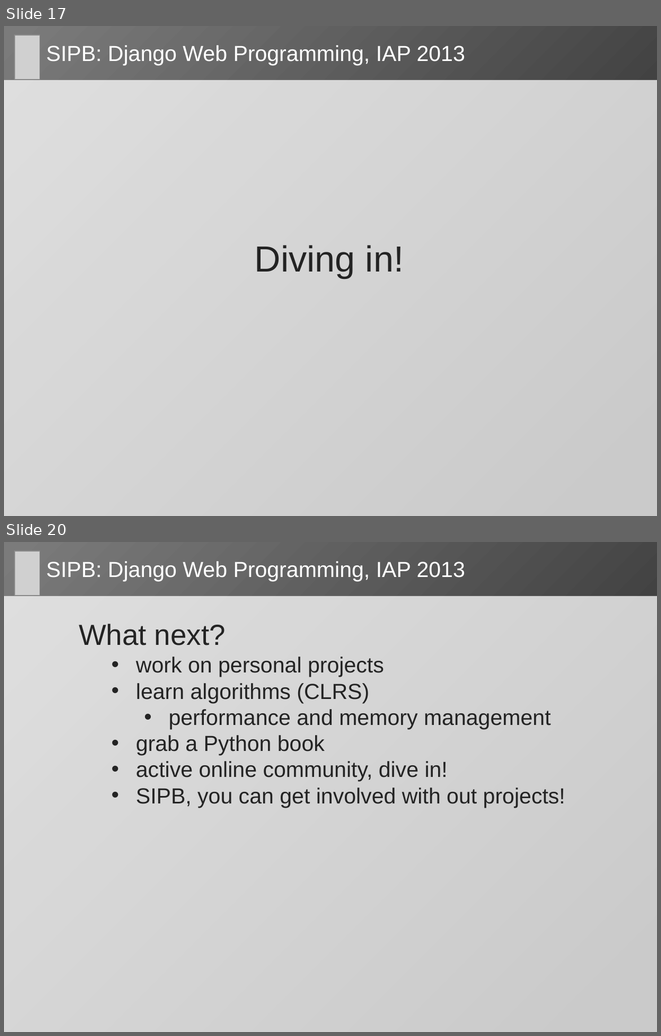
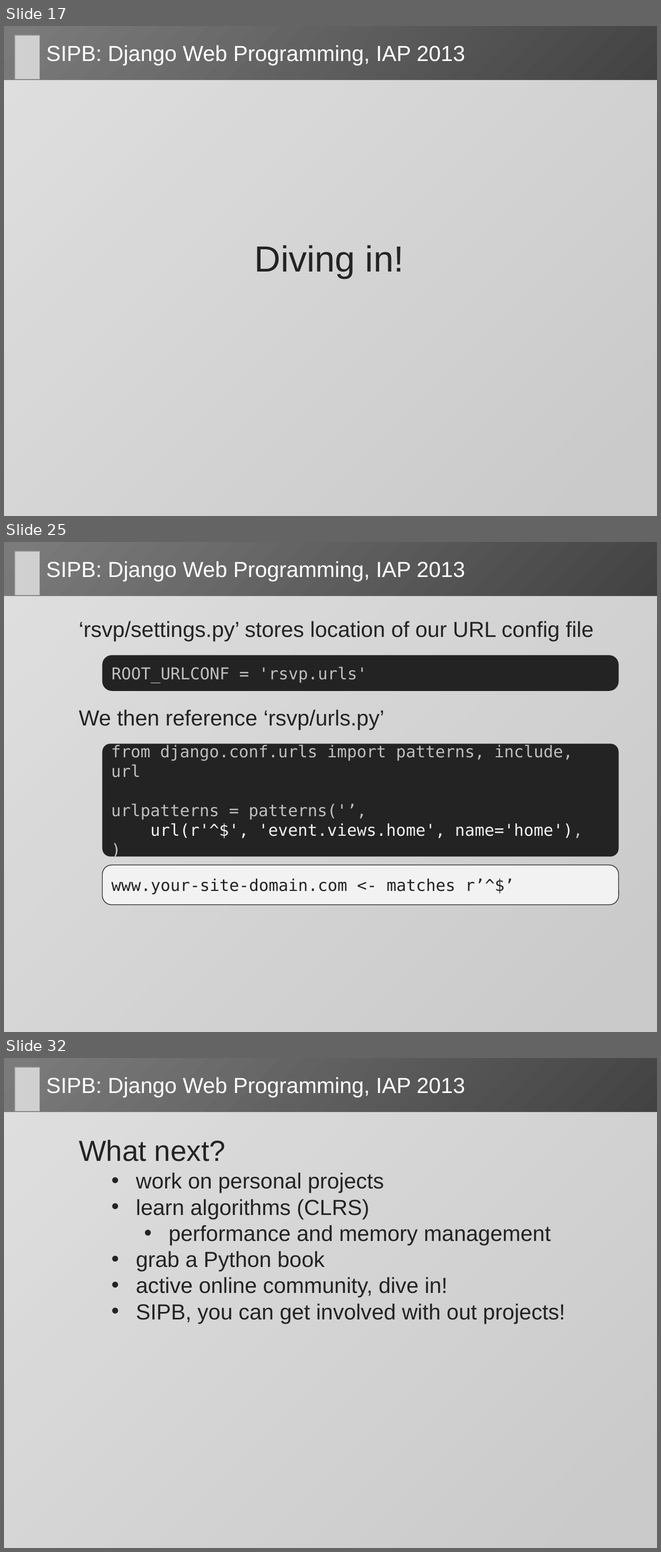
Before and after one commit to dlukeomalley/SIPB_django_class, a slide deck: slides/django_slides.pptx. Shown one above the other, each under a label of ours: slides 17 and 20 before the commit, slides 17, 25 and 32 after it; the slides between them are not shown. The pictures are 661x1036 and 661x1552 pixels, drawn with LibreOffice and Linux fonts; fonts in the diff are those of the drawing; grey boxes stand for pictures. Boxes give left, top, right and bottom in pixels: in the first picture for what was removed or moved away, otherwise in the second. Text is boxed around its words. In the diff, an @@ line names an element or a change of style, - is before the commit and + after.

Commit message:
basic event functionality added

```diff
--- a/slides/django_slides.pptx
+++ b/slides/django_slides.pptx
@@ slide 25 added at [4, 542, 657, 1032], background gradient #7B7B7B to #232323 @@
@@ picture added at [15, 551, 40, 596] @@
@@ title added at [46, 561, 465, 582], 24 pt, text #FFFFFF @@
+SIPB: Django Web Programming, IAP 2013
@@ rounded rectangle added at [4, 596, 657, 1032], fill #FFFFFF at 76% opacity @@
@@ text added at [79, 621, 593, 641], 24 pt, text #232323 @@
+  ‘rsvp/settings.py’ stores location of our URL config file
@@ rounded rectangle added at [103, 655, 619, 691], fill #232323, 18 pt, text #BFBFBF @@
+ROOT_URLCONF = 'rsvp.urls'
@@ text added at [79, 709, 385, 730], 24 pt, text #232323 @@
+  We then reference ‘rsvp/urls.py’
@@ rounded rectangle added at [103, 744, 619, 857], fill #232323, 18 pt, text #BFBFBF @@
+from django.conf.urls import patterns, include, url
+urlpatterns = patterns('’,
+url(r'^$', 'event.views.home', name='home'),
+)
@@ rounded rectangle added at [103, 865, 619, 905], fill #F2F2F2, outline #232323 0.75 pt, 18 pt, text #232323 @@
+www.your-site-domain.com <- matches r’^$’
@@ what was slide 20 is now slide 32 @@
```
Also in this commit, not shown: 2 slides changed, 11 other slides added, 7 other files.
